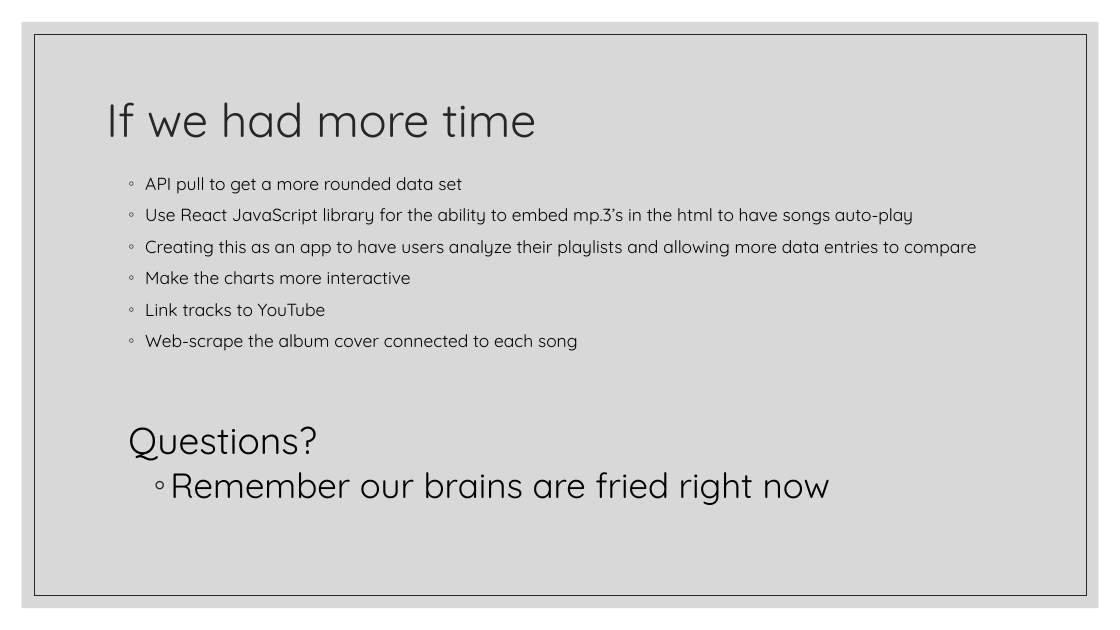
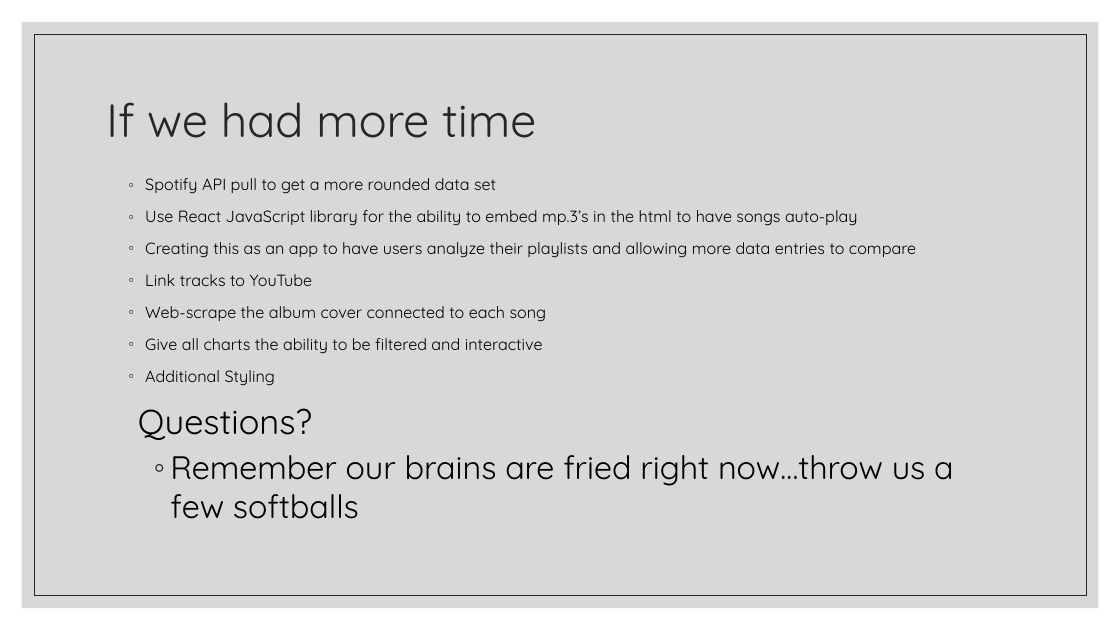
Before and after one commit to JeniLam/Spotify-Dashboard, a slide deck: slide 9 of gOGOGAGA.pptx (slide 8 before the commit). Drawn at 1120x630 pixels with LibreOffice and Linux fonts; fonts in the diff are those of the drawing. Boxes give left, top, right and bottom in pixels: in the first picture for what was removed or moved away, otherwise in the second. Text is boxed around its words. In the diff, an @@ line names an element or a change of style, - is before the commit and + after.

```diff
--- a/gOGOGAGA.pptx
+++ b/gOGOGAGA.pptx
@@ text at [145,178,496,194]: text changed; size 15 to 13.9 pt @@
-◦ API pull to get a more rounded data set
+◦ Spotify API pull to get a more rounded data set
@@ text at [138,210,916,440]: size 15 to 13.9 pt in "Use React JavaScript library for the ability ...", "Creating this as an app to have ...", "Link tracks to YouTube", "Web-scrape the album cover connected to each ..."; size 32 to 29.6 pt in "Questions?"; line spacing 1 to 1.1 @@
@@ text at [145,271,411,284]: paragraph removed @@
-◦ Make the charts more interactive
@@ text at [145,338,543,386]: paragraphs added @@
+◦ Give all charts the ability to be filtered and interactive
+◦ Additional Styling
@@ text at [170,455,954,519]: text changed; size 30 to 27.8 pt @@
-  ◦ Remember our brains are fried right now
+  ◦ Remember our brains are fried right now…throw us a few softballs
```
Also in this commit, not shown: 6 other slides changed, 3 slides added, 1 slide removed, 1 other file.
